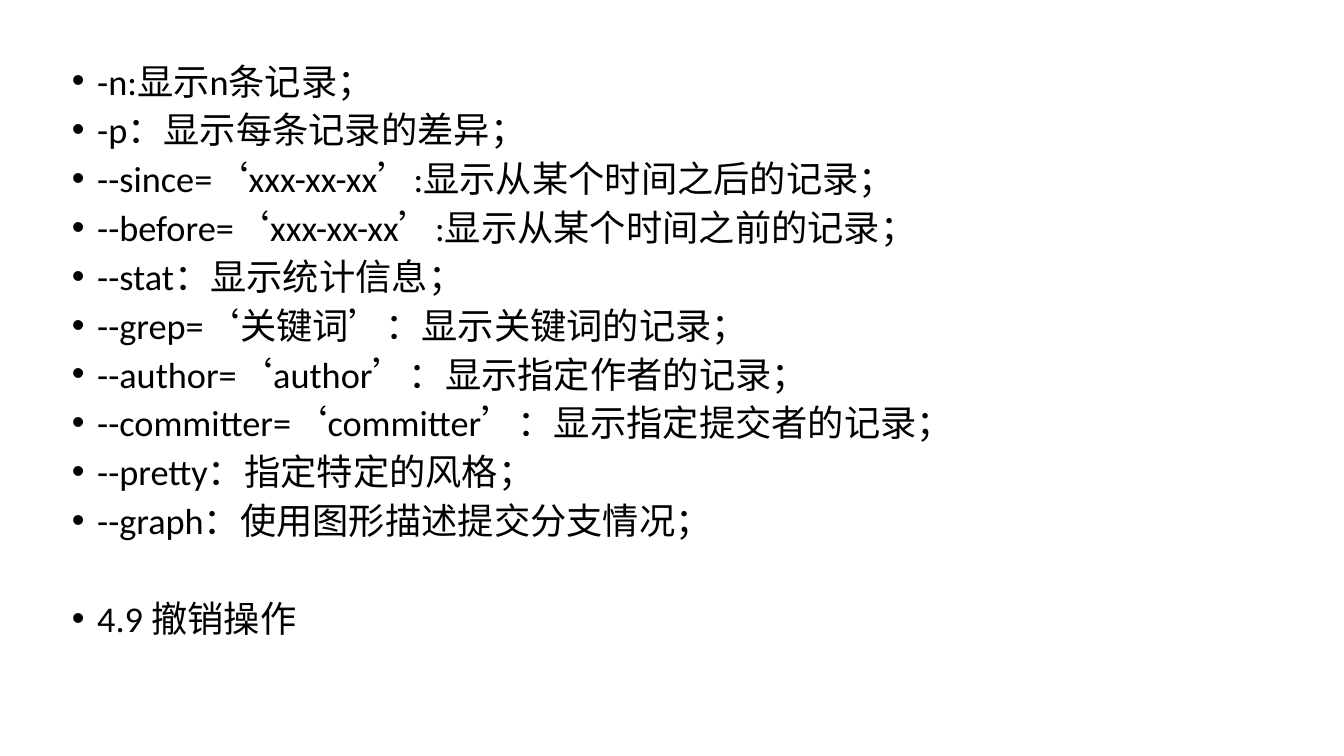
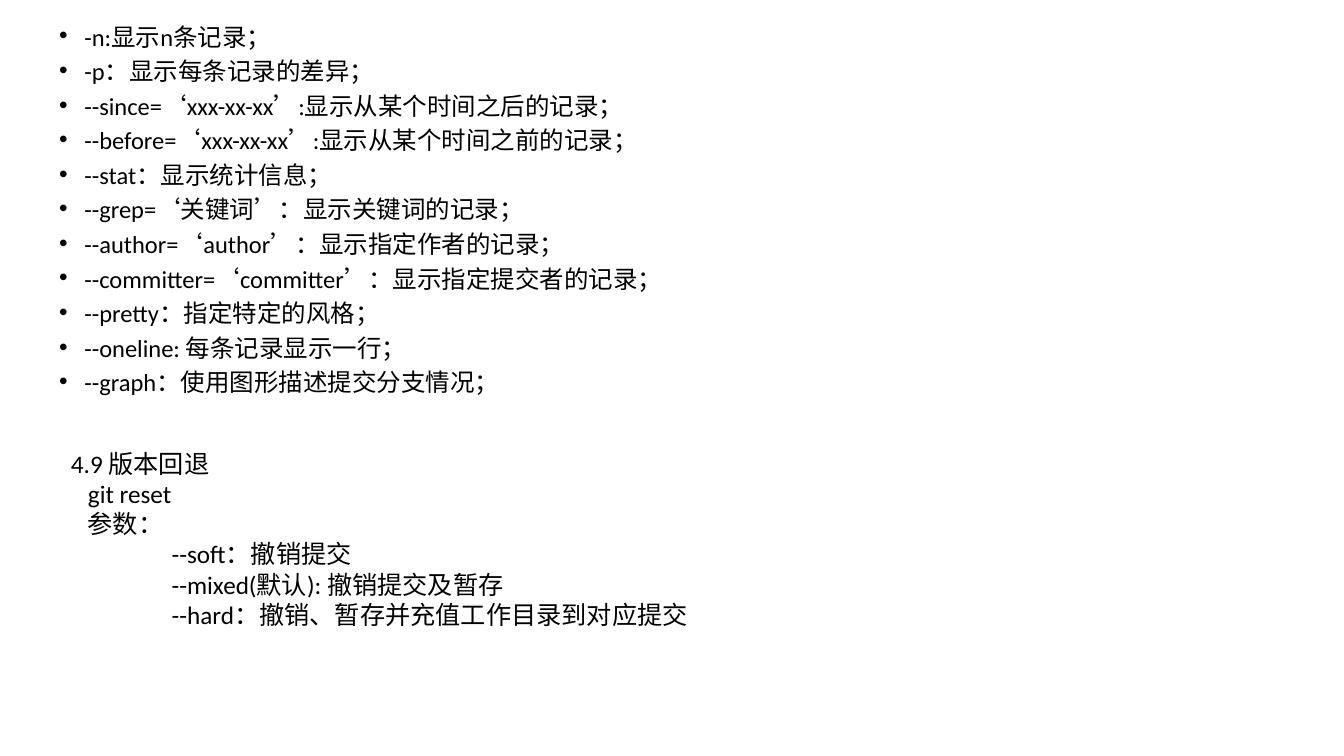
Before and after one commit to liupengpeng2016/share, a slide deck: slide 10 of git使用详解/git.pptx. Drawn at 1344x756 pixels with LibreOffice and Linux fonts; fonts in the diff are those of the drawing. Boxes give left, top, right and bottom in pixels: in the first picture for what was removed or moved away, otherwise in the second. Text is boxed around its words. In the diff, an @@ line names an element or a change of style, - is before the commit and + after.

```diff
--- a/git使用详解/git.pptx
+++ b/git使用详解/git.pptx
@@ text "-n:显示n条记录；": place and size @@
-text "-n:显示n条记录；" at <box>97,64,953,635</box>
+text "-n:显示n条记录；" at <box>84,26,662,396</box>
@@ text at <box>84,26,662,396</box>: size 25.9 to 17.5 pt; line spacing 0.8 to 0.7 @@
@@ text at <box>84,336,406,361</box>: paragraph added @@
+• --oneline: 每条记录显示一行；
@@ text added at <box>71,451,688,626</box>, 18 pt, text #000000 @@
+4.9 版本回退
+git reset
+参数：
+--soft：撤销提交
+--mixed(默认): 撤销提交及暂存
+--hard：撤销、暂存并充值工作目录到对应提交
@@ text at <box>97,601,296,635</box>: paragraph removed @@
-• 4.9 撤销操作
```
Also in this commit, not shown: 4 other slides changed.
